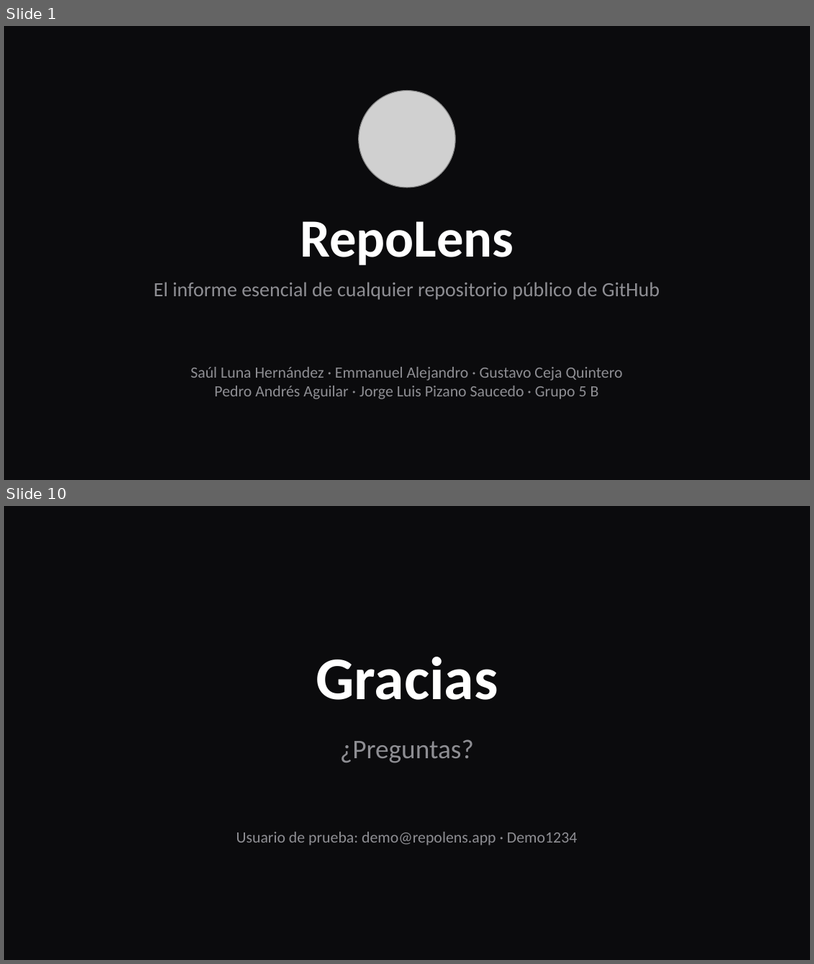
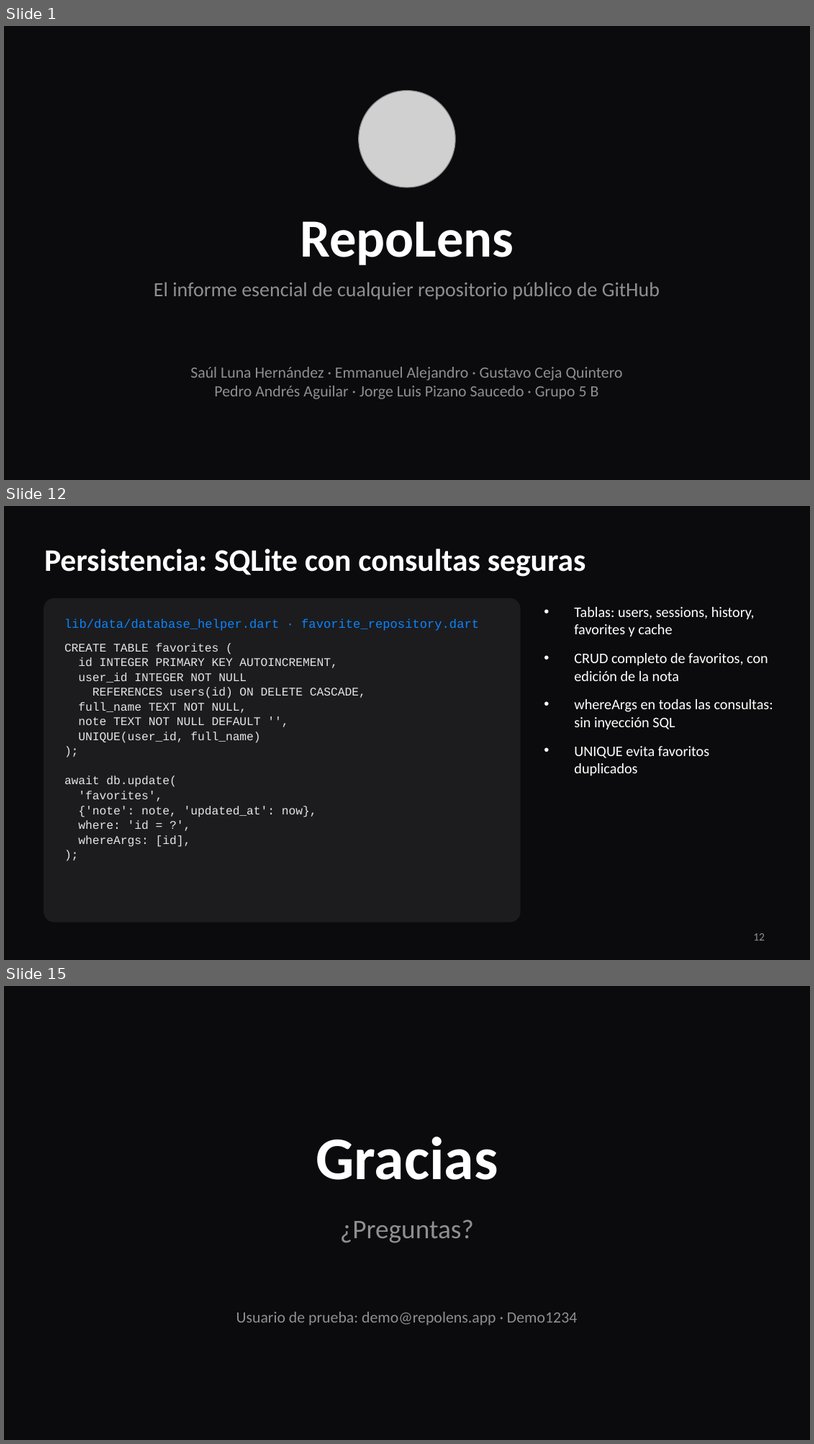
Before and after one commit to sluna5-coder/RepoLens, a slide deck: Entrega/Presentacion/RepoLens.pptx. Shown one above the other, each under a label of ours: slides 1 and 10 before the commit, slides 1, 12 and 15 after it; the slides between them are not shown. The pictures are 814x964 and 814x1444 pixels, drawn with LibreOffice and Linux fonts; fonts in the diff are those of the drawing; grey boxes stand for pictures. Boxes give left, top, right and bottom in pixels: in the first picture for what was removed or moved away, otherwise in the second. Text is boxed around its words. In the diff, an @@ line names an element or a change of style, - is before the commit and + after.

```diff
--- a/Entrega/Presentacion/RepoLens.pptx
+++ b/Entrega/Presentacion/RepoLens.pptx
@@ slide 12 added at <box>4,506,810,960</box>, background #0B0B0D @@
@@ title added at <box>44,548,586,577</box>, 28 pt, text #FFFFFF, bold @@
+Persistencia: SQLite con consultas seguras
@@ rounded rectangle added at <box>44,599,520,921</box>, fill #1C1C1E, outline #1C1C1E 1 pt @@
@@ text added at <box>574,607,774,776</box>, 13 pt, text #FFFFFF @@
+• Tablas: users, sessions, history, favorites y cache
+• CRUD completo de favoritos, con edición de la nota
+• whereArgs en todas las consultas: sin inyección SQL
+• UNIQUE evita favoritos duplicados
@@ text added at <box>64,618,479,631</box>, 11 pt, text #0A84FF @@
+lib/data/database_helper.dart · favorite_repository.dart
@@ text added at <box>64,643,366,847</box>, 10.5 pt, text #E5E5EA @@
+CREATE TABLE favorites (
+id INTEGER PRIMARY KEY AUTOINCREMENT,
+user_id INTEGER NOT NULL
+REFERENCES users(id) ON DELETE CASCADE,
+full_name TEXT NOT NULL,
+note TEXT NOT NULL DEFAULT '',
+UNIQUE(user_id, full_name)
+);
+await db.update(
+'favorites',
+{'note': note, 'updated_at': now},
+where: 'id = ?',
+whereArgs: [id],
+);
@@ page number added at <box>754,933,765,940</box>, 10 pt, text #8E8E93 @@
+12
@@ what was slide 10 is now slide 15 @@
```
Also in this commit, not shown: 8 slides changed, 4 other slides added.
